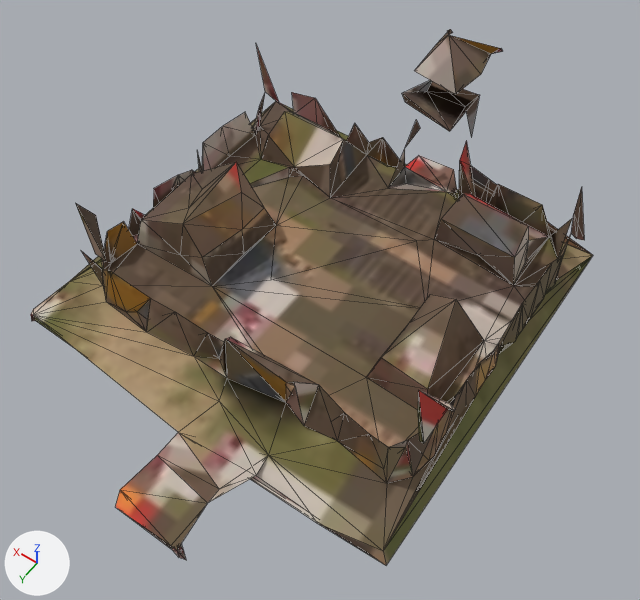
The glTF model public/models/camps/camp_ming_1_far.glb: old version first, new version second.
The view is the same before and after, from a camera (50 mm lens) standing at (-0.64, 0.817, 1.39) and looking at (-0.081, 0.034, 0.161). Arrows for +X, +Y and +Z are at lower left; the lights stay in place. The first picture is the older version. Mesh edges are drawn as thin lines. Where no turn or scale is listed for an object, it has been applied to the vertices. Vertices at exactly the same position are counted once.

Objects in the first picture: 'camp_ming_1_far'.
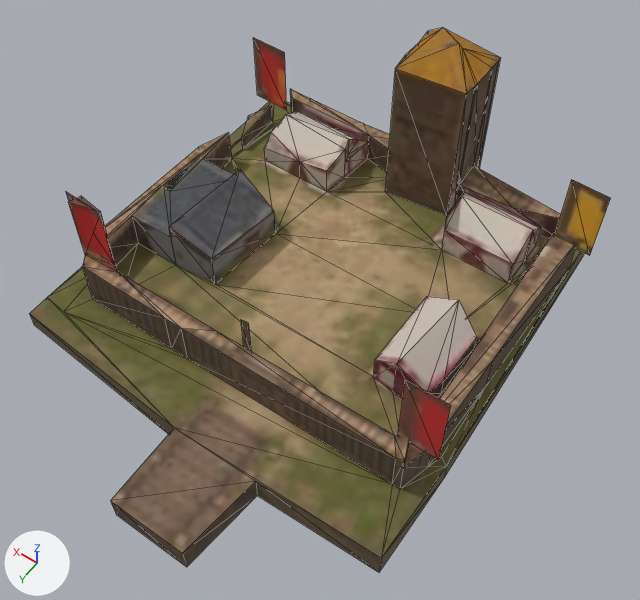
Patch to the scene script:
```diff
--- a/public/models/camps/camp_ming_1_far.glb.py
+++ b/public/models/camps/camp_ming_1_far.glb.py
@@ me_camp_ming_1_far @@
 # used by ob_camp_ming_1_far; location = (0.0, 0.0, 0.219)
 # verts and faces of me_camp_ming_1_far; kept vertices keep their numbers, new ones are numbered from 336
-me_camp_ming_1_far.from_pydata(...)  # 336 vertices, 706 faces; spans x -0.417..0.417, y -0.5..0.5, z -0.219..0.219
+me_camp_ming_1_far.from_pydata(...)  # 206 vertices, 349 faces; spans x -0.417..0.417, y -0.5..0.5, z -0.206..0.206
+# me_camp_ming_1_far part 1: the loose piece of 299 vertices spanning x -0.412..0.417, y -0.482..0.5, z -0.219..0.058 is rebuilt with 186 vertices and now spans x -0.407..0.417, y -0.5..0.5, z -0.206..0.206
+# me_camp_ming_1_far part 2: the loose piece of 9 vertices spanning x -0.417..-0.358, y 0.174..0.181, z -0.041..0.093 is rebuilt with 4 vertices and now spans x -0.41..-0.335, y 0.178..0.179, z -0.054..0.11
+# me_camp_ming_1_far part 3: the loose piece of 4 vertices spanning x 0.294..0.34, y 0.176..0.183, z -0.072..0.054 is rebuilt with 4 vertices and now spans x 0.28..0.364, y 0.175..0.178, z -0.058..0.079
+# me_camp_ming_1_far part 4: the loose piece of 16 vertices spanning x -0.117..0.011, y -0.5..-0.349, z 0.134..0.219 is deleted
+# me_camp_ming_1_far part 5: the loose piece of 8 vertices spanning x -0.094..0.013, y -0.478..-0.364, z -0.048..0.09 is deleted
+# me_camp_ming_1_far part 6
+verts[336] = (-0.04, 0.179, -0.084)
+verts[337] = (-0.026, 0.181, -0.084)
+verts[338] = (-0.026, 0.181, 0.015)  # pixel (240, 319)
+verts[339] = (-0.04, 0.179, 0.015)  # pixel (248, 322)
+faces += [(336, 337, 338), (336, 338, 339)]
+# me_camp_ming_1_far part 7
+verts[340] = (-0.417, -0.366, -0.078)  # pixel (589, 255)
+verts[341] = (-0.341, -0.369, -0.078)
+verts[342] = (-0.341, -0.369, 0.076)  # pixel (571, 179)
+verts[343] = (-0.417, -0.366, 0.076)  # pixel (610, 197)
+faces += [(340, 341, 342), (340, 342, 343)]
+# me_camp_ming_1_far part 8
+verts[344] = (0.294, -0.367, -0.077)  # pixel (286, 110)
+verts[345] = (0.376, -0.369, -0.077)  # pixel (257, 95)
+verts[346] = (0.376, -0.369, 0.074)  # pixel (253, 37)
+verts[347] = (0.294, -0.367, 0.074)  # pixel (284, 52)
+faces += [(344, 345, 346), (344, 346, 347)]
 me_camp_ming_1_far.materials.append(mat_camp_ming_1_far)
@@ ob_camp_ming_1_far @@
 ob_camp_ming_1_far = bpy.data.objects.new('camp_ming_1_far', me_camp_ming_1_far)
-ob_camp_ming_1_far.location = (0.0, 0.0, 0.219)
+ob_camp_ming_1_far.location = (0.0, 0.0, 0.206)
```

Where the change shows, as pixel boxes [x1, y1, x2, y2] in the pictures (640 x 600 px):
'camp_ming_1_far', reshaped, moved: before [31, 29, 593, 565]; after [29, 28, 611, 572]
part 1 of me_camp_ming_1_far, rebuilt: before [31, 45, 593, 565]; after [29, 28, 584, 572]
part 2 of me_camp_ming_1_far, rebuilt (42% wider, 49% taller): before [418, 390, 455, 444]; after [398, 379, 451, 460]
part 3 of me_camp_ming_1_far, rebuilt (58% wider, 26% taller): before [76, 204, 106, 261]; after [66, 192, 114, 264]
part 4 of me_camp_ming_1_far, deleted: before [415, 29, 502, 94]
part 5 of me_camp_ming_1_far, deleted: before [402, 80, 479, 137]
part 6 of me_camp_ming_1_far, added: after [241, 320, 252, 351]
part 7 of me_camp_ming_1_far, added (brown): after [554, 180, 611, 256]
part 8 of me_camp_ming_1_far, added (red): after [253, 37, 287, 110]
